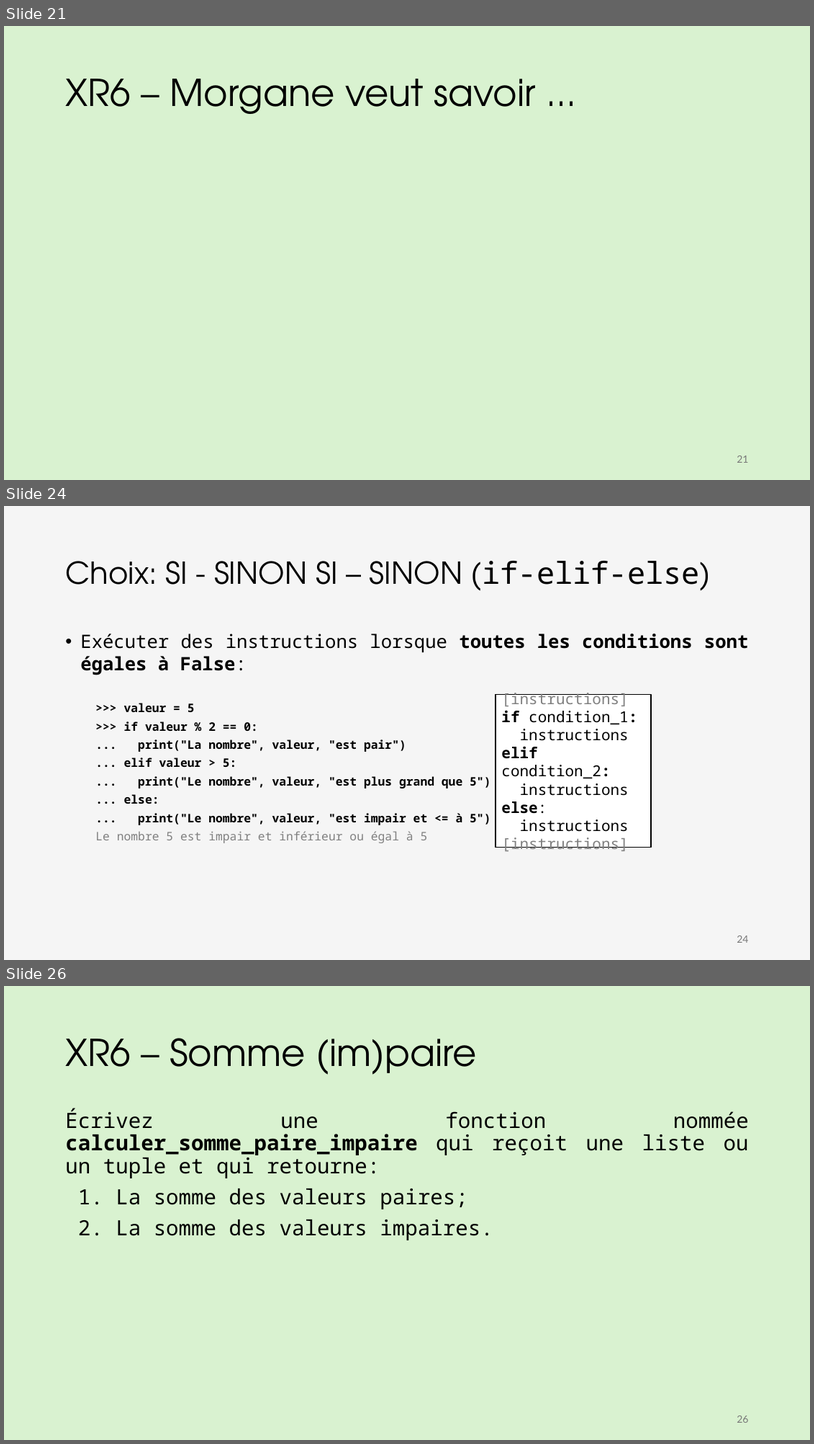
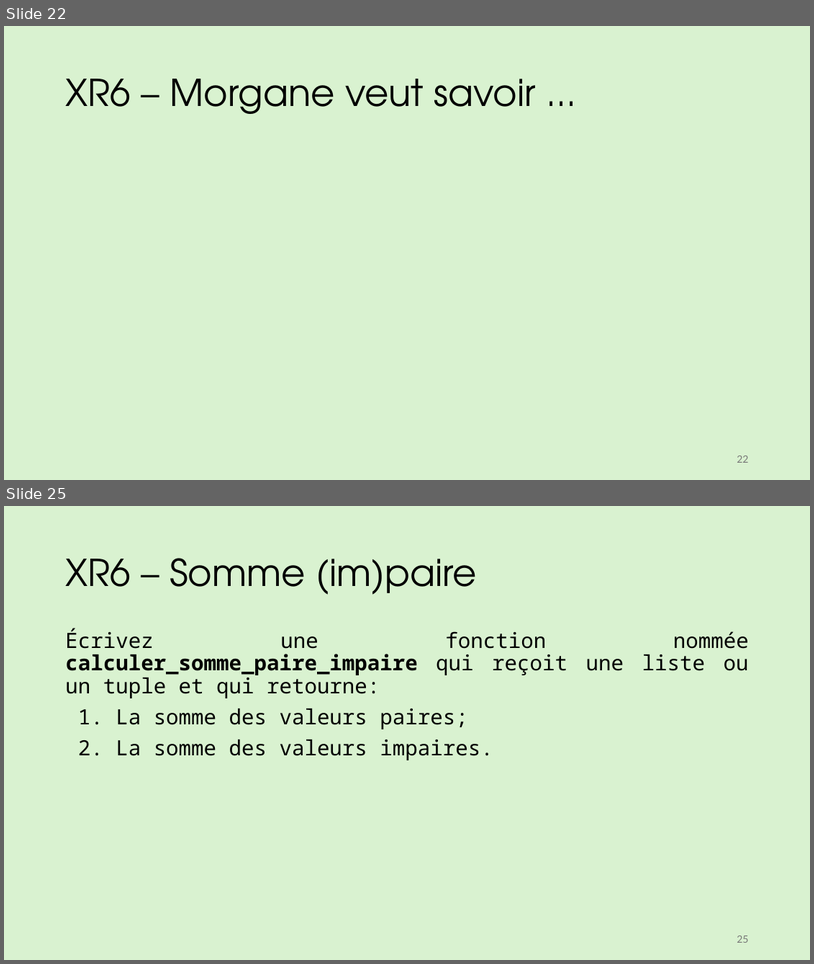
Before and after one commit to iannickgagnon/sagedays_iannick_2026, a slide deck: python_1/presentation_python_1.pptx. Shown one above the other, each under a label of ours: slides 21, 24 and 26 before the commit, slides 22 and 25 after it; the slides between them are not shown. The pictures are 814x1444 and 814x964 pixels, drawn with LibreOffice and Linux fonts; fonts in the diff are those of the drawing; grey boxes stand for pictures. Boxes give left, top, right and bottom in pixels: in the first picture for what was removed or moved away, otherwise in the second. Text is boxed around its words. In the diff, an @@ line names an element or a change of style, - is before the commit and + after.

```diff
--- a/python_1/presentation_python_1.pptx
+++ b/python_1/presentation_python_1.pptx
@@ slide 24 removed at <box>4,506,810,960</box>, background #F5F5F5 @@
@@ title removed at <box>65,561,711,591</box> @@
-Choix: SI - SINON SI – SINON (if-elif-else)
@@ text removed at <box>80,633,748,843</box> @@
-• Exécuter des instructions lorsque toutes les conditions sont égales à False:
-  >>> valeur = 5
-  >>> if valeur % 2 == 0:
-  ... print("La nombre", valeur, "est pair")
-  ... elif valeur > 5:
-  ... print("Le nombre", valeur, "est plus grand que 5")
-  ... else:
-  ... print("Le nombre", valeur, "est impair et <= à 5")
-  Le nombre 5 est impair et inférieur ou égal à 5
@@ rectangle removed at <box>496,694,651,847</box> @@
-[instructions]
-if condition_1:
-instructions
-elif condition_2:
-instructions
-else:
-instructions
-[instructions]
@@ page number removed at <box>737,935,748,942</box> @@
-24
@@ what was slide 21 is now slide 22 @@
@@ page number at <box>737,455,748,462</box>: text changed @@
-21
+22
@@ what was slide 26 is now slide 25 @@
@@ page number at <box>737,935,748,942</box>: text changed @@
-26
+25
```
Also in this commit, not shown: 15 slides changed, 2 slides added, 3 other slides removed.
